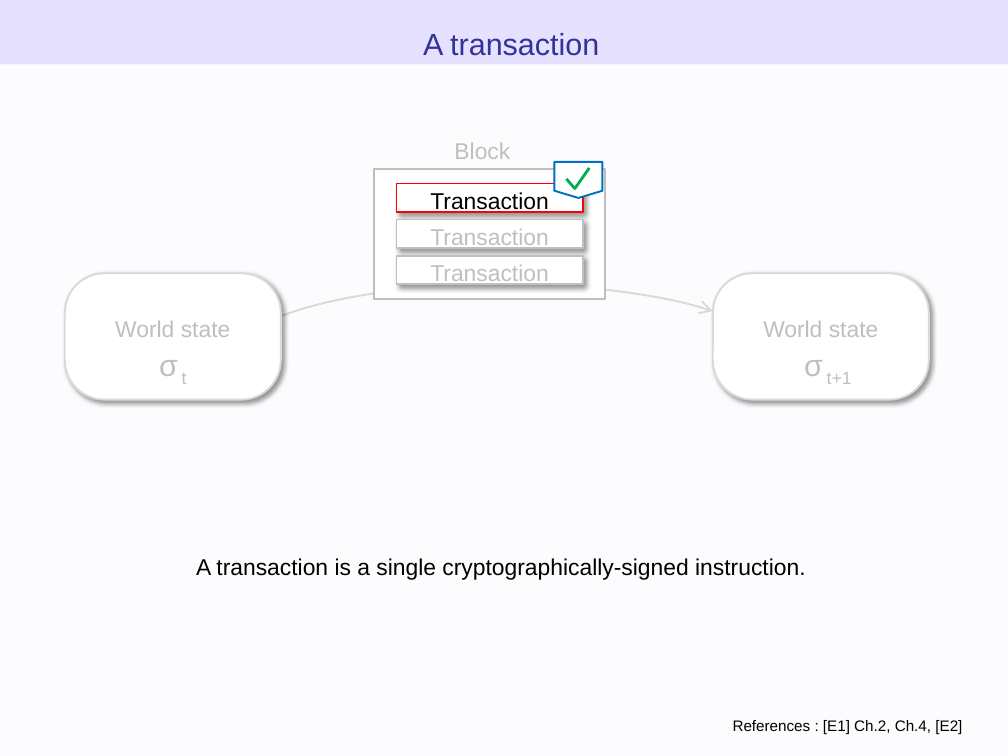
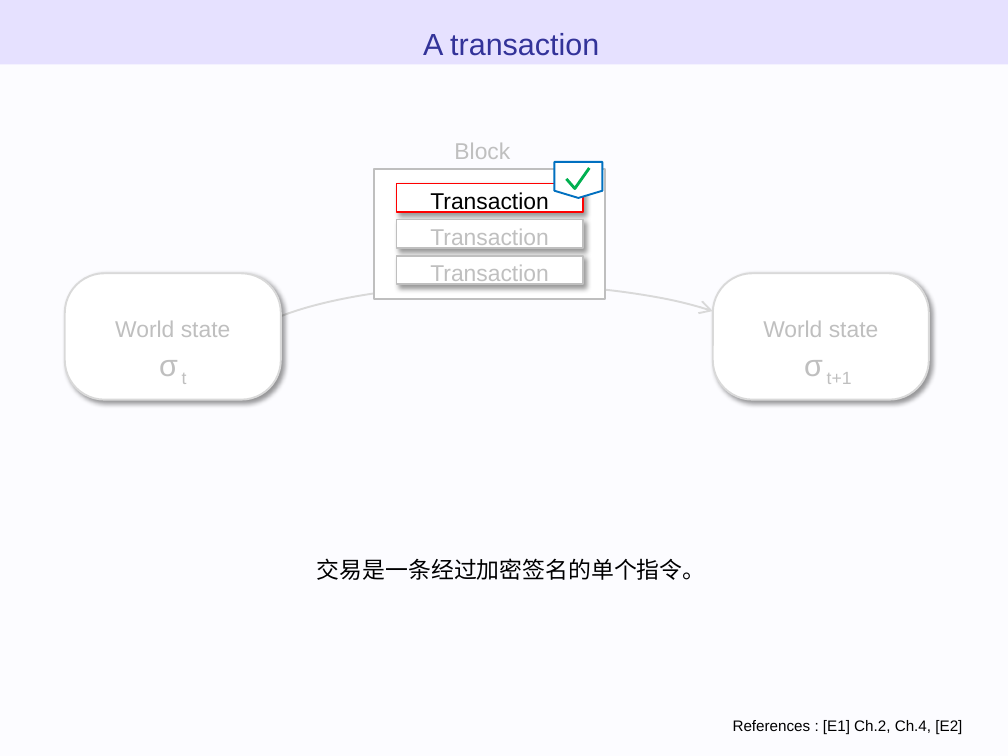
Before and after one commit to WTNO/Evm_Js_Learning, a slide deck: slide 23 of ethereum_evm_illustrated - 翻译.pptx. Drawn at 1008x756 pixels with LibreOffice and Linux fonts; fonts in the diff are those of the drawing. Boxes give left, top, right and bottom in pixels: in the first picture for what was removed or moved away, otherwise in the second. Text is boxed around its words. In the diff, an @@ line names an element or a change of style, - is before the commit and + after.

Commit message:
以太坊虚拟机图 blockchain、world state、account、transaction

```diff
--- a/ethereum_evm_illustrated - 翻译.pptx
+++ b/ethereum_evm_illustrated - 翻译.pptx
@@ text at (317, 558, 706, 580): text changed; font Arial to Karla @@
-A transaction is a single cryptographically-signed instruction.
+交易是一条经过加密签名的单个指令。
```
Also in this commit, not shown: 9 other slides changed.
